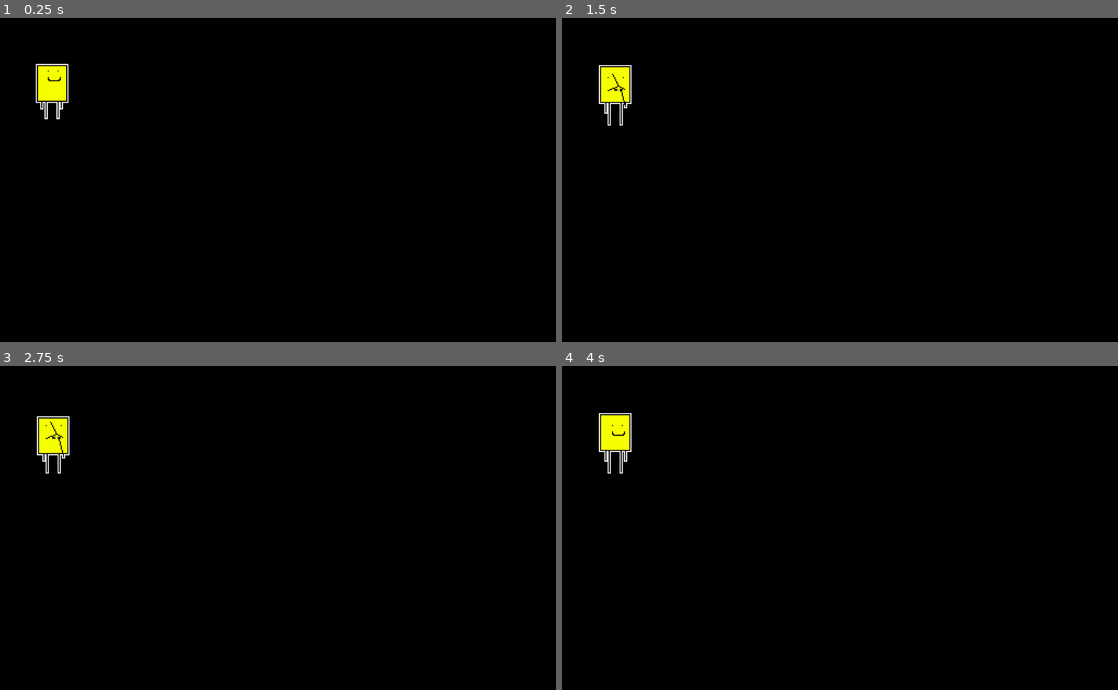
Above: before the commit, frames 1-4 (two rows, left to right).
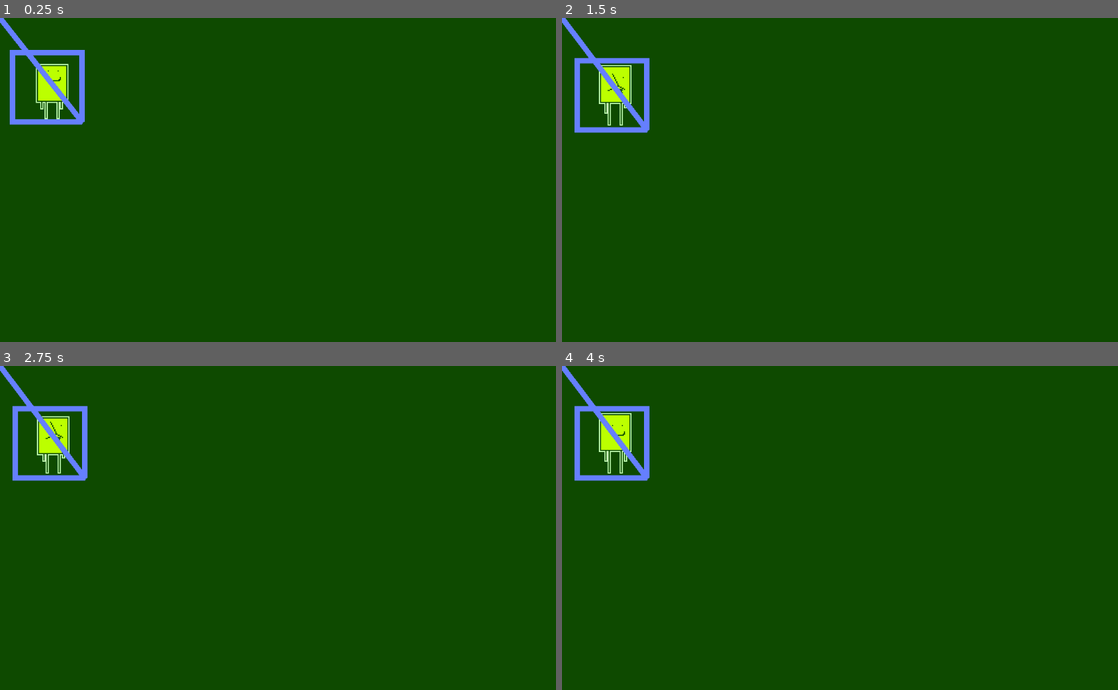
Above: after the commit, the same moments.

Repository: ASecondGuy/DesktopPet
Game: Godot game, scene res://Root.tscn
The game is run twice, just before and just after one commit, with the same random seed, the same clock (stepped at 60 frames per second) and the same inputs.
Inputs (mouse positions are in pixels of both pictures, inside the frame that each line leads up to):
- Up to frame 1 (0.25 s): no input
- Up to frame 2 (1.5 s): move the mouse to (962, 163) at 0.52 s; move the mouse to (728, 196) at 1.27 s
- Up to frame 3 (2.75 s): move the mouse to (333, 456) at 2.02 s
- Up to frame 4 (4 s): move the mouse to (812, 592) at 2.77 s; tap Enter at 3.5 s; move the mouse to (1006, 576) at 3.52 s

The runs differ from the first frame. In frame 1, 100% of the frame differs, in the area x 0-100%, y 0-100%; in frame 2, 100%; in frame 3, 100%; in frame 4, 100%.

Commit message:
fixed clipping bug

Diff:
--- a/Root.gd
+++ b/Root.gd
@@ -82,16 +82,18 @@
 		while polygons.has(null):
 			polygons.remove(polygons.find_last(null))
 
+	points.push_back(Vector2())
 	for poly in polygons:
 		for p in poly:
 			points.push_back(p)
 		points.push_back(poly[0])
+		points.push_back(Vector2())
 
 	########
 	line.clear_points()
 	for p in points:
 		line.add_point(p)
-	OS.set_window_mouse_passthrough(PoolVector2Array(points))
+#	OS.set_window_mouse_passthrough(PoolVector2Array(points))
 
 
 func _polygons_intesect(p1, p2)->bool:
--- a/Root.tscn
+++ b/Root.tscn
@@ -6,14 +6,16 @@
 [node name="Root" type="Node"]
 script = ExtResource( 1 )
 
+[node name="Pet" parent="." instance=ExtResource( 2 )]
+
 [node name="debugdraw" type="Node2D" parent="."]
-visible = false
 
 [node name="ColorRect" type="ColorRect" parent="debugdraw"]
 margin_left = -1859.0
 margin_top = -1503.0
 margin_right = 3657.0
 margin_bottom = 1841.0
+mouse_filter = 2
 color = Color( 0.196078, 1, 0, 0.294118 )
 __meta__ = {
 "_edit_use_anchors_": false
@@ -21,5 +23,3 @@
 
 [node name="Line2D" type="Line2D" parent="debugdraw"]
 points = PoolVector2Array( 100, 0, 100, 100 )
-
-[node name="Pet" parent="." instance=ExtResource( 2 )]
